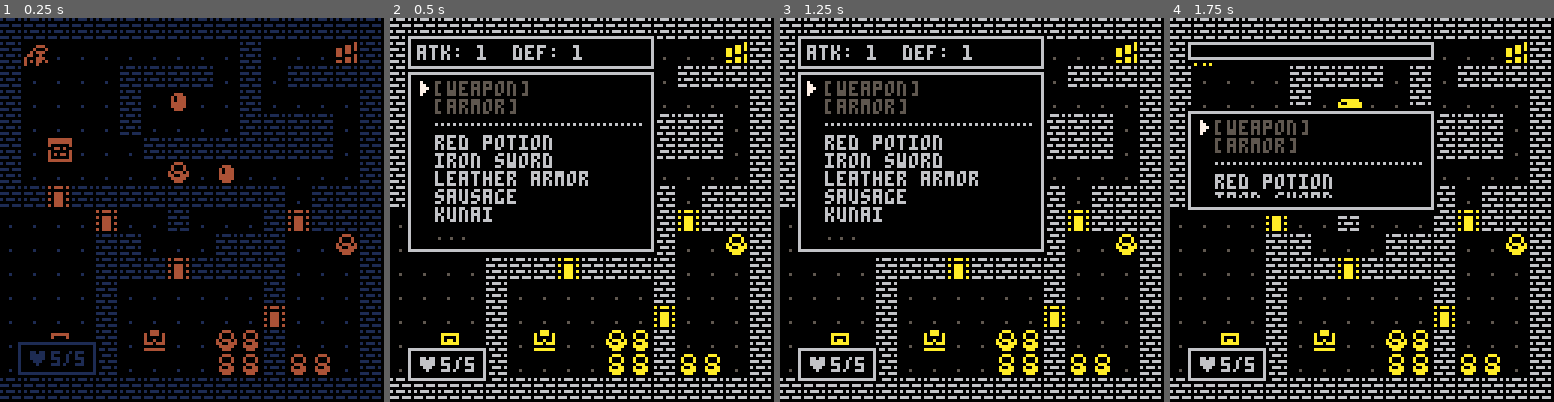
Above: before the commit, frames 1-4 (left to right).
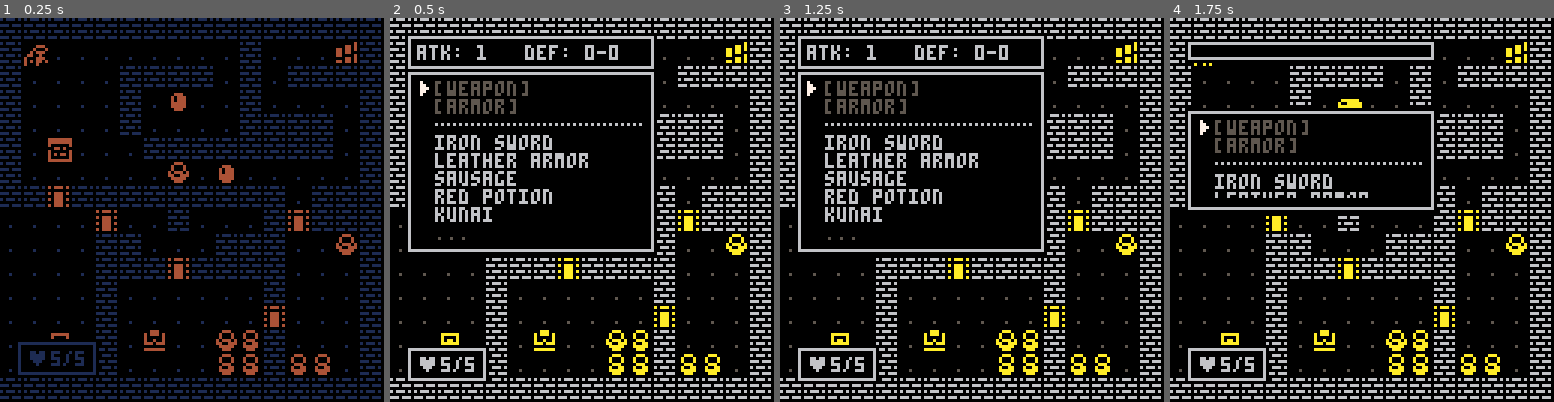
Above: after the commit, the same moments.

Repository: salty-max/pico-8
Game: PICO-8 cartridge carts/rouge/rouge.p8
The game is run twice, just before and just after one commit, with the same random seed, the same clock (stepped at 60 frames per second) and the same inputs.
Inputs:
- Up to frame 1 (0.25 s): no input
- Up to frame 2 (0.5 s): tap X (X key) at 0.33 s
- Up to frame 3 (1.25 s): tap O (Z key) at 0.7 s; tap X (X key) at 1.07 s
- Up to frame 4 (1.75 s): hold Right from 1.6 s (still down); tap O (Z key) at 1.7 s

Frame 1 is identical in both runs. In frame 2, 2.3% of the frame differs, in the area x 11-60%, y 7-49%; in frame 3, 2.3%; in frame 4, 0.6%.

Commit message:
rouge: implements eqp drop and equip + defense rating

Diff:
--- a/carts/rouge/src/main.lua
+++ b/carts/rouge/src/main.lua
@@ -5,13 +5,16 @@
 bestiary = {
   anim = { 240, 192 }, -- first frame of animation
   atk = { 1, 1 }, -- attack power
+  def = { 0, 0 }, -- defense rating
   hp = { 5, 2 }, -- health
   los = { 4, 4 } -- line of sight
 }
 
 items = {
-  name = { "red potion", "iron sword", "leather armor", "sausage", "kunai" },
-  kind = { "drk", "wep", "arm", "fud", "thr" }
+  name = { "iron sword", "leather armor", "sausage", "red potion", "kunai", "wooden stick" },
+  kind = { "wep", "arm", "fud", "drk", "thr", "wep" },
+  stat_1 = {2, 0, 2, 5, 1, 1},
+  stat_2 = {0, 2, 0, 0, 0, 0},
 }
 
 function _init()
--- a/carts/rouge/src/mobs.lua
+++ b/carts/rouge/src/mobs.lua
@@ -8,7 +8,10 @@
     flp = false,
     anim = {},
     flash = 0,
+    base_atk = bestiary.atk[type],
     atk = bestiary.atk[type],
+    def_min = 0,
+    def_max = 0,
     hp = bestiary.hp[type],
     hp_max = bestiary.hp[type],
     los = bestiary.los[type],
@@ -92,6 +95,9 @@
 
 function hit_mob(am, dm)
   local dmg = am.atk
+  local def = dm.def_min + flr(rnd(dm.def_max - dm.def_min + 1))
+  dmg -= min(def, dmg)
+
   dm.hp -= dmg
   dm.flash = 10
 
@@ -230,3 +236,20 @@
   -- if function reaches here, there's an unblocked line of sight.
   return true
 end
+
+function update_stats()
+  local atk, def_min, def_max = player.base_atk, 0, 0
+
+  if eqp[1] then
+    atk += items.stat_1[eqp[1]]
+  end
+
+  if eqp[2] then
+    def_min += items.stat_1[eqp[2]]
+    def_max += items.stat_2[eqp[2]]
+  end
+
+  player.atk = atk
+  player.def_min = def_min
+  player.def_max = def_max
+end
--- a/carts/rouge/src/ui.lua
+++ b/carts/rouge/src/ui.lua
@@ -136,7 +136,7 @@
   inv_box.col = col
   curr_box = inv_box
 
-  stat_box = add_window(5, 5, 84, 13, {"atk: 1  def: 1"})
+  stat_box = add_window(5, 5, 84, 13, {"atk: "..player.atk.."   def: "..player.def_min.."-"..player.def_max})
 end
 
 function move_menu(w)
@@ -157,7 +157,7 @@
 
   local knd, txt = items.kind[itm], {}
 
-  if knd == "wep" or knd == "arm" then
+  if idx > 3 and (knd == "wep" or knd == "arm") then
     add(txt, "equip")
   elseif knd == "fud" then
     add(txt, "eat")
@@ -175,3 +175,38 @@
   itm_menu_box.cur = 1
   curr_box = itm_menu_box
 end
+
+function use_item()
+  local idx, after = inv_box.cur, "back"
+  local itm = idx < 3 and eqp[idx] or inv[idx - 3]
+  local verb = itm_menu_box.txt[itm_menu_box.cur]
+
+  if verb == "drop" then
+    if idx < 3 then
+      eqp[idx] = nil
+      update_stats()
+    else
+      inv[idx - 3] = nil
+    end
+  elseif verb == "equip" then
+    local slot = items.kind[itm] == "wep" and 1 or 2
+    inv[idx - 3] = eqp[slot]
+    eqp[slot] = itm
+    update_stats()
+  elseif verb == "eat" or verb == "drink" then
+  elseif verb == "throw" then
+  end
+
+  if after == "close" then
+    inv_box.dur = 0
+    stat_box.dur = 0
+    _upd = update_game
+  elseif after == "back" then
+    curr_box = inv_box
+    del(windows, inv_box)
+    del(windows, stat_box)
+    show_inv()
+    inv_box.cur = idx
+  end
+  itm_menu_box.dur = 0
+end
--- a/carts/rouge/src/update.lua
+++ b/carts/rouge/src/update.lua
@@ -64,7 +64,7 @@
     if curr_box == inv_box and inv_box.cur != 3 then
       show_use_menu()
     elseif curr_box == itm_menu_box then
-      -- use item
+      use_item()
     end
   end
 
